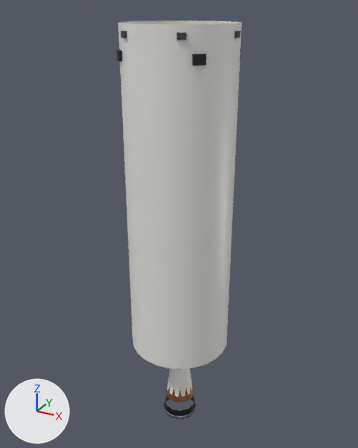
An edit to the glTF model assets/rockets/atlantean-v-551/upper.mid.glb, drawn before and after from the same camera.
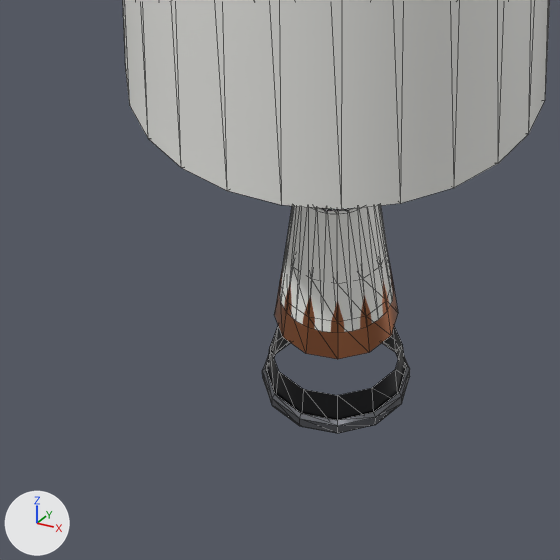
Each version is shown whole from a 50 mm camera at (6.38, -11.66, 12.77) aimed at (-0.19, 0.29, 6.79), then close up on the part from 29% to 64% of the width and 72% to 100% of the height. Every picture has the same lights, and +X, +Y and +Z are marked at lower left. The older version's two pictures come first. The close-ups show mesh edges as thin lines. Where no turn or scale is listed for an object, it has been applied to the vertices.

The first close-up shows 'upper.bell', 'upper.hull', 'upper.metal' and 1 more.
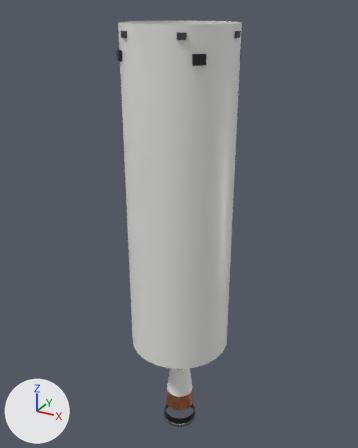
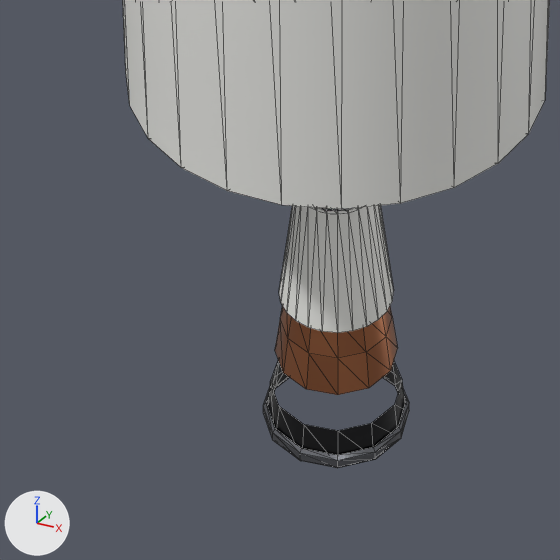
Where the change shows, as pixel boxes [x1, y1, x2, y2] in the close-ups (560 x 560 px):
'upper.bell', moved
    before: [267, 263, 406, 420]
    after: [267, 306, 405, 455]
'upper.metal', moved
    before: [262, 342, 410, 433]
    after: [263, 377, 409, 468]

The change in detail:
Object 'upper.bell' (ob_upper_bell) moves from (0.0, 0.0, 0.95) to (0.0, 0.0, 0.6).
Object 'upper.metal' (ob_upper_metal) moves from (0.0, 0.0, 1.071) to (0.0, 0.0, 0.72).
